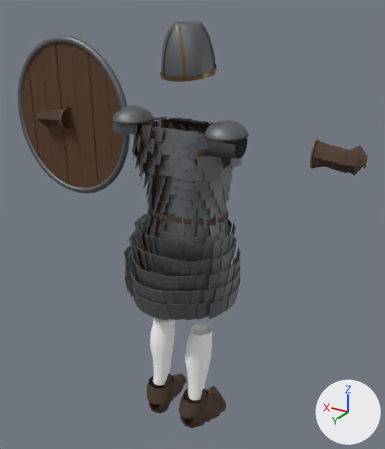
One commit to the glTF model src/assets/loot/carriers-shieldmaiden.glb: the scene before it, then after it.
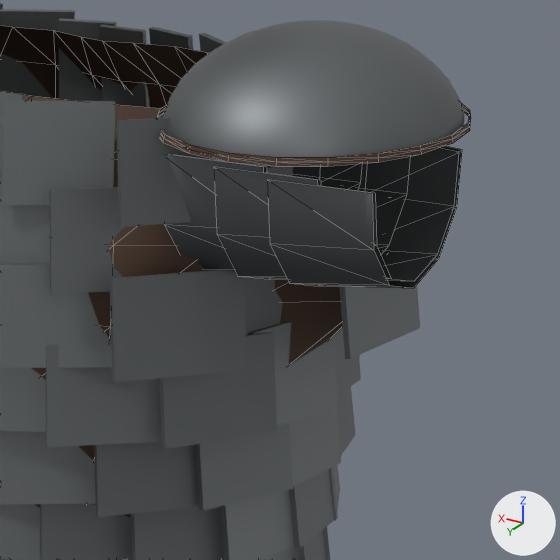
The first picture shows the older version from a camera (50 mm lens) standing at (-1.153, 1.867, 1.955) and looking at (-0.004, -0.048, 0.998). The close-ups show the older and then the newer version on the part from 47% to 68% of the width and 26% to 44% of the height of that picture. Only the edits that show in the close-ups are written down. Arrows for +X, +Y and +Z are at lower right; the lights stay in place. The close-ups show mesh edges as thin lines. Where no turn or scale is listed for an object, it has been applied to the vertices. Vertices at exactly the same position are counted once.

In view in the first close-up: 'shieldmaiden.Arms.Steel', 'shieldmaiden.Body.Leather', 'shieldmaiden.Body.Steel'.
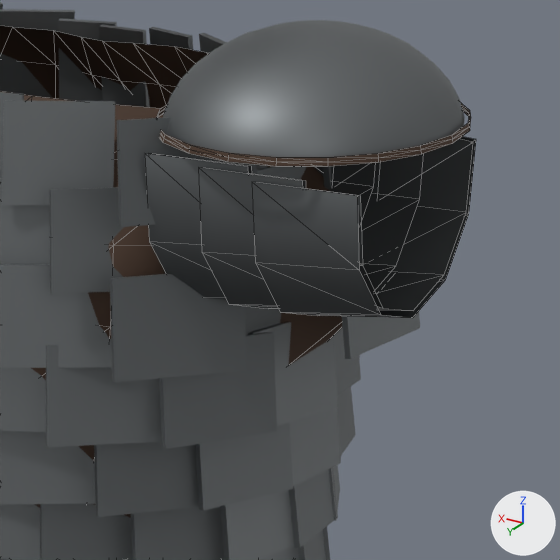
Pixel boxes (x1, y1, x2, y2) of what changed, in the close-ups (560 x 560 px):
'shieldmaiden.Arms.Steel', reshaped (11% wider, 27% taller): before (164, 146, 462, 288); after (145, 137, 476, 318)

Edits to the bpy script that builds the scene:
```text
Change me_mesh_0:
    used by ob_shieldmaiden_arms_steel; location = (0.0, 0.0, 0.025)
    remove me_mesh_0.from_pydata(...)  # 168 vertices, 144 faces; spans x -0.288..0.288, y -0.007..0.134, z 1.344..1.487
    add me_mesh_0.from_pydata(...)  # 168 vertices, 144 faces; spans x -0.289..0.289, y -0.024..0.151, z 1.327..1.504
    me_mesh_0 part 1: 84 of 168 vertices moved; they spanned x -0.288..-0.166, y -0.007..0.134, z 1.344..1.428 and now span x -0.289..-0.165, y -0.024..0.151, z 1.327..1.432; mean shift (0.0, 0.0, -0.007); largest move (-0.166, 0.064, 1.344) -> (-0.166, 0.064, 1.327)
    other edits to the shape of me_mesh_0 do not show in these pictures
```
